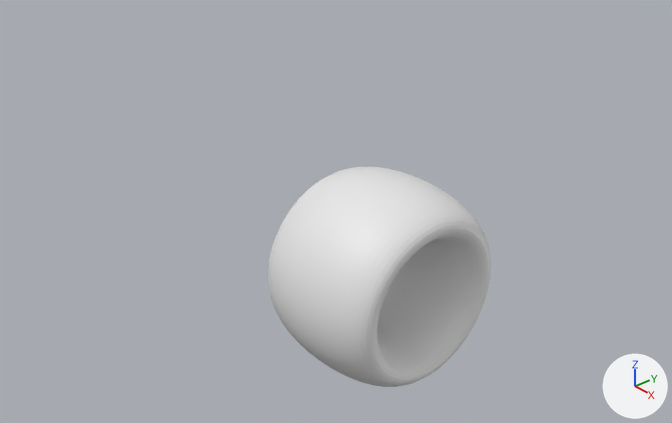
Two versions of the Blender file lightcycle/lightcycle.blend, one commit apart.
Both versions are drawn from a camera (50 mm lens) standing at (1.697, -1.648, 1.446) and looking at (-0.101, -0.084, 0.199). Lighting does not change. The marker at lower right points along +X, +Y and +Z.
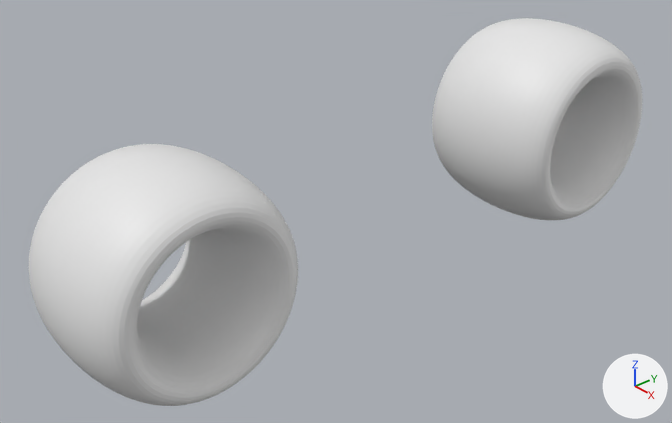
Boxes (x1, y1, x2, y2) around the edits, measured in the pictures (672 x 423 px):
'Torus.004', moved, rescaled (21% wider, 19% taller)
    before: (268, 167, 491, 387)
    after: (29, 144, 298, 406)
'ruota davanti', added
    after: (432, 18, 642, 220)

The edits, one by one:
Object 'Torus.004' (ob_torus_004) moves from (0.0, 0.0, 0.0) to (0.0, -0.708, 0.292).
Object 'Torus.004' (ob_torus_004) is rescaled from (2.84, 1.0, 1.0) to (2.73, 0.949, 0.949).
Object 'ruota davanti' (ob_ruota_davanti) is new; it shows me_torus_004.
Its parent is ob_new_light_cycle.
Its location is (0.0, 0.688, 0.312).
Its scale is (2.97, 1.01, 1.01).
It gains a SUBSURF modifier named 'Subsurf'.
Modifier setting: levels = 3.
Object 'new light cycle' (ob_new_light_cycle) is new.
Its location is (0.0, 0.0, 0.0).
